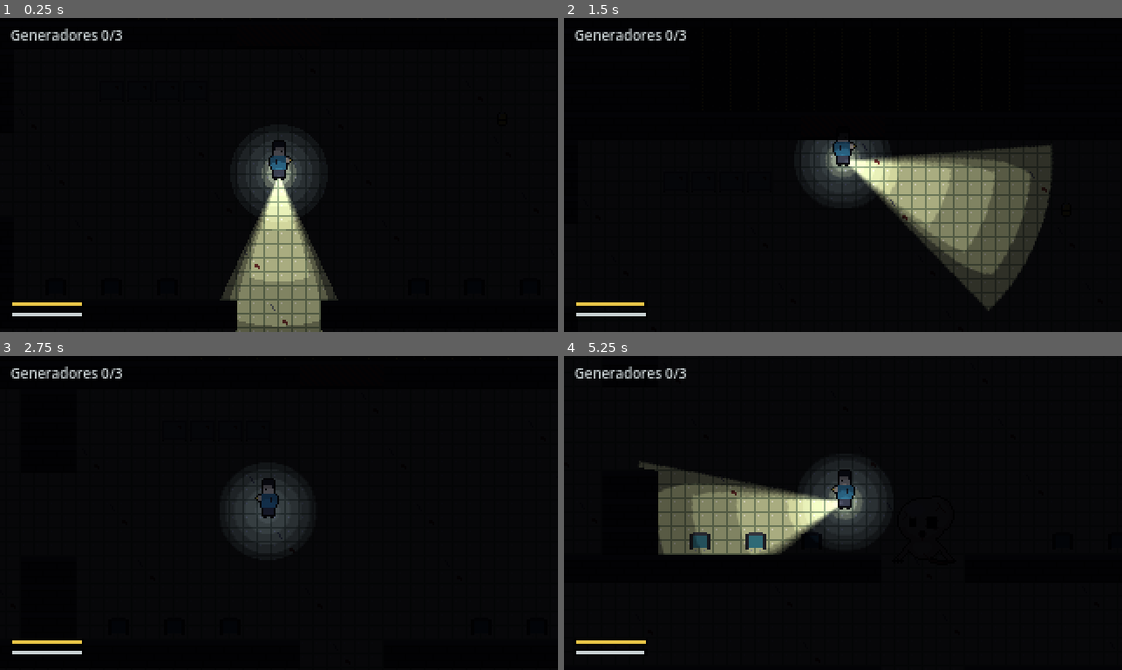
Above: before the commit, frames 1-4 (two rows, left to right).
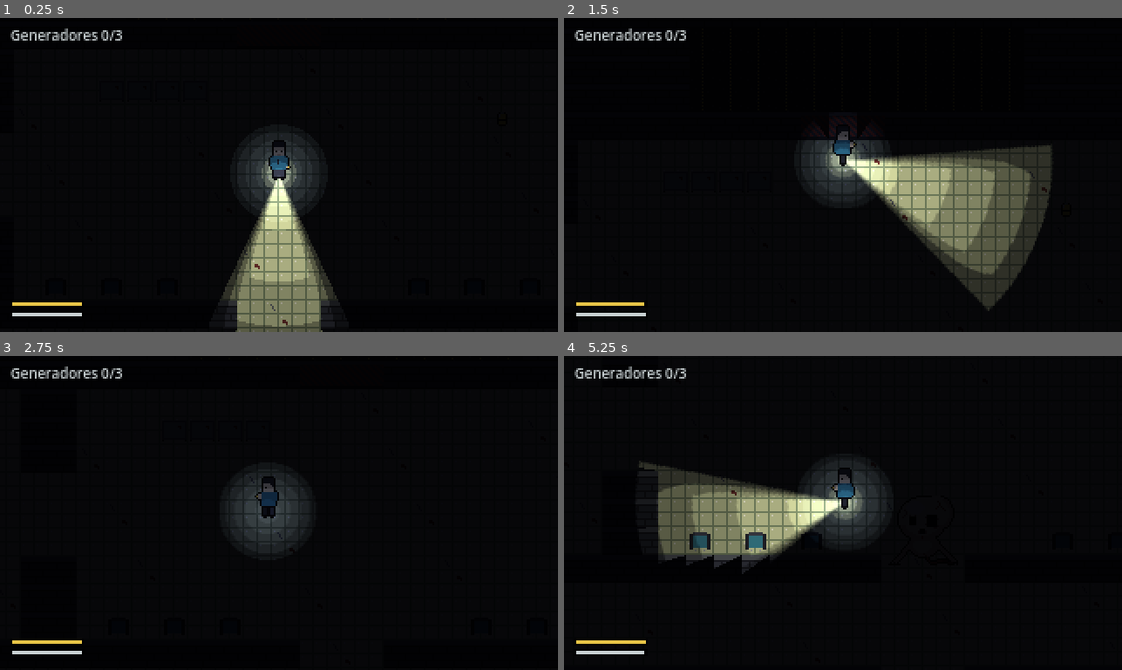
Above: after the commit, the same moments.

Repository: Skyfreefury/blackout-beta
Game: Godot game, scene res://scenes/main.tscn
The game is run twice, just before and just after one commit, with the same random seed, the same clock (stepped at 60 frames per second) and the same inputs. This scene is started directly instead of the project's main scene.
Inputs (mouse positions are in pixels of both pictures, inside the frame that each line leads up to):
- Up to frame 1 (0.25 s): no input
- Up to frame 2 (1.5 s): tap Enter at 0.5 s; move the mouse to (815, 237) at 0.52 s; hold E (interact) 0.53-1.28 s; hold W (move_up) from 0.53 s (still down); move the mouse to (1010, 222) at 1.27 s; tap Shift (sprint) at 1.35 s
- Up to frame 3 (2.75 s): tap R (restart) at 2 s; move the mouse to (111, 465) at 2.02 s; release W (move_up) at 2.03 s; hold A (move_left) from 2.03 s (still down); hold F (toggle_light) from 2.03 s (still down)
- Up to frame 4 (5.25 s): move the mouse to (870, 513) at 2.77 s; release F (toggle_light) at 2.78 s; tap E (interact) at 2.85 s; move the mouse to (759, 434) at 3.52 s; release A (move_left) at 3.53 s; hold S (move_down) 3.53-4.28 s; hold Shift (sprint) 3.53-4.28 s; move the mouse to (965, 497) at 4.27 s; hold D (move_right) 4.28-5.03 s; tap F (toggle_light) at 4.35 s; move the mouse to (731, 528) at 5.02 s; hold W (move_up) from 5.03 s (still down); hold E (interact) from 5.03 s (still down)

The runs differ from the first frame. In frame 1, 0.3% of the frame differs, in the area x 40-60%, y 41-99%; in frame 2, 0.2%; in frame 3, 0.1%; in frame 4, 0.5%, in the area x 16-52%, y 35-70%.

Commit message:
Fase 4: animaciones, paredes iluminadas y sonido
- Hojas de sprites: jugador en 3 direcciones x 4 pasos y 4 colores, monstruo con 4 fotogramas
- Las caras de pared que miran a la luz se iluminan (occluder con cull)
- 14 sonidos originales sintetizados con tools/gen_sounds.py
- Autoload Sfx: pasos, linterna, pilas, generador, puerta, monstruo, derribo, muerte
- Latido que sube de volumen y ritmo al acercarse el monstruo, ambiente en bucle
- tools/pixelize.py convierte dibujos o imágenes de IA a la paleta del juego

Co-Authored-By: Claude Opus 5.5 <noreply@anthropic.com>

Diff:
--- a/project.godot
+++ b/project.godot
@@ -18,6 +18,7 @@
 
 Controls="*res://scripts/controls.gd"
 Net="*res://scripts/net.gd"
+Sfx="*res://scripts/sfx.gd"
 
 [display]
 
--- a/scenes/monster.tscn
+++ b/scenes/monster.tscn
@@ -26,6 +26,7 @@
 [node name="Sprite" type="Sprite2D" parent="."]
 texture = ExtResource("2_sprite")
 offset = Vector2(0, -10)
+hframes = 4
 
 [node name="Shape" type="CollisionShape2D" parent="."]
 shape = SubResource("RectangleShape2D_body")
--- a/scenes/player.tscn
+++ b/scenes/player.tscn
@@ -1,7 +1,7 @@
 [gd_scene format=3]
 
 [ext_resource type="Script" path="res://scripts/player.gd" id="1_script"]
-[ext_resource type="Texture2D" path="res://art/sprites/player.png" id="2_sprite"]
+[ext_resource type="Texture2D" path="res://art/sprites/player_0.png" id="2_sprite"]
 
 [sub_resource type="RectangleShape2D" id="RectangleShape2D_feet"]
 size = Vector2(10, 6)
@@ -13,15 +13,12 @@
 properties/1/path = NodePath("Flashlight:rotation")
 properties/1/spawn = true
 properties/1/replication_mode = 1
-properties/2/path = NodePath("Sprite:flip_h")
+properties/2/path = NodePath(".:light_on")
 properties/2/spawn = true
 properties/2/replication_mode = 2
-properties/3/path = NodePath(".:light_on")
+properties/3/path = NodePath(".:battery")
 properties/3/spawn = true
 properties/3/replication_mode = 2
-properties/4/path = NodePath(".:battery")
-properties/4/spawn = true
-properties/4/replication_mode = 2
 
 [sub_resource type="SceneReplicationConfig" id="SceneReplicationConfig_server"]
 properties/0/path = NodePath(".:is_down")
@@ -52,6 +49,8 @@
 [node name="Sprite" type="Sprite2D" parent="."]
 texture = ExtResource("2_sprite")
 offset = Vector2(0, -9)
+hframes = 4
+vframes = 3
 
 [node name="Shape" type="CollisionShape2D" parent="."]
 shape = SubResource("RectangleShape2D_feet")
--- a/scripts/debug_run.gd
+++ b/scripts/debug_run.gd
@@ -49,6 +49,12 @@
 		img.resize(img.get_width() * 4, img.get_height() * 4, Image.INTERPOLATE_NEAREST)
 		img.save_png(_args["shot"])
 	await _wait(int(_args.get("linger", "0")))
+	# Parar el audio antes de salir evita avisos de recursos sin liberar.
+	for node in get_tree().root.find_children("*", "AudioStreamPlayer", true, false):
+		node.stop()
+	for node in get_tree().root.find_children("*", "AudioStreamPlayer2D", true, false):
+		node.stop()
+	await get_tree().process_frame
 	get_tree().quit()
 
 
@@ -86,7 +92,12 @@
 			monster.global_position = level.cell_center(Vector2i(4, 6))
 			player.aim_override = player.global_position + Vector2(-50, 0)
 		"spawn":
-			player.aim_override = player.global_position + Vector2(80, 30)
+			# --aim=dx,dy cambia hacia dónde apunta, relativo al jugador.
+			var aim := Vector2(80, 30)
+			if _args.has("aim"):
+				var parts: PackedStringArray = _args["aim"].split(",")
+				aim = Vector2(float(parts[0]), float(parts[1]))
+			player.aim_override = player.global_position + aim
 		"repair":
 			var gen: Generator = main.generators[0]
 			player.global_position = gen.global_position + Vector2(0, 14)
--- a/scripts/generator.gd
+++ b/scripts/generator.gd
@@ -12,15 +12,35 @@
 var progress := 0.0
 var repaired := false
 
+var _motor: AudioStreamPlayer2D
+var _prev_progress := 0.0
+var _work_timer := 0.0
+var _was_repaired := false
+
 @onready var status_light: PointLight2D = $StatusLight
 
 
 func _ready() -> void:
 	add_to_group("generators")
 	status_light.texture = LightTextures.radial(10.0)
+	_motor = Sfx.make_loop_2d(self, "generator_loop", -4.0)
 
 
-func _process(_delta: float) -> void:
+func _process(delta: float) -> void:
+	# El motor suena mientras el progreso sube. El valor llega del anfitrión a saltos,
+	# así que se mantiene encendido 0,3 s tras cada subida.
+	if progress > _prev_progress:
+		_work_timer = 0.3
+	_work_timer = maxf(_work_timer - delta, 0.0)
+	var working := _work_timer > 0.0 and not repaired
+	if working and not _motor.playing:
+		_motor.play()
+	elif not working and _motor.playing:
+		_motor.stop()
+	_prev_progress = progress
+	if repaired and not _was_repaired:
+		Sfx.play_at("generator_on", global_position)
+	_was_repaired = repaired
 	if repaired:
 		status_light.color = REPAIRED_COLOR
 		status_light.energy = 0.8
--- a/scripts/hud.gd
+++ b/scripts/hud.gd
@@ -165,6 +165,7 @@
 func _button(text: String, callback: Callable) -> Button:
 	var b := Button.new()
 	b.text = text
+	b.pressed.connect(Sfx.play_ui.bind("ui_click", -6.0))
 	b.pressed.connect(callback)
 	return b
 
--- a/scripts/level.gd
+++ b/scripts/level.gd
@@ -66,6 +66,12 @@
 	return _char_at(world_to_cell(pos)) == "E"
 
 
+func door_position() -> Vector2:
+	if _door_cells.is_empty():
+		return Vector2.ZERO
+	return cell_center(_door_cells[_door_cells.size() / 2])
+
+
 ## Abre la puerta de salida: sus casillas pasan a ser suelo sin colisión ni sombra.
 func open_door() -> void:
 	door_open = true
@@ -168,6 +174,9 @@
 		data.set_collision_polygon_points(0, 0, square)
 		var occluder := OccluderPolygon2D.new()
 		occluder.polygon = square
+		# Solo proyectan sombra los bordes del fondo: la cara de la pared que mira
+		# a la luz queda iluminada y lo que hay detrás sigue a oscuras.
+		occluder.cull_mode = OccluderPolygon2D.CULL_COUNTER_CLOCKWISE
 		data.set_occluder_polygons_count(0, 1)
 		data.set_occluder_polygon(0, 0, occluder)
 	var inset := square.duplicate()
--- a/scripts/main.gd
+++ b/scripts/main.gd
@@ -7,6 +7,8 @@
 const MONSTER_SCENE := preload("res://scenes/monster.tscn")
 const GENERATOR_SCENE := preload("res://scenes/generator.tscn")
 const SPAWN_OFFSETS: Array[Vector2] = [Vector2(0, 0), Vector2(14, 0), Vector2(0, 14), Vector2(14, 14)]
+## Distancia al monstruo a la que empieza a oírse el latido.
+const HEARTBEAT_RANGE := 220.0
 
 ## Jugador controlado en este equipo.
 var player: Player
@@ -16,6 +18,7 @@
 
 var _started := false
 var _ended := false
+var _heartbeat: AudioStreamPlayer
 
 @onready var level: Level = $Level
 @onready var entities: Node2D = $Entities
@@ -29,6 +32,8 @@
 		level.map_path = map_arg
 	level.build()
 	_spawn_world()
+	Sfx.make_loop(self, "ambient_loop", -8.0).play()
+	_heartbeat = Sfx.make_loop(self, "heartbeat_loop")
 
 	# La posición inicial viaja en los datos de aparición: el sincronizador del
 	# jugador pertenece a su dueño y no la incluye al crearlo.
@@ -76,6 +81,7 @@
 	elapsed += delta
 	hud.objective = _objective_text()
 	_follow_spectated()
+	_update_heartbeat()
 	if not multiplayer.is_server():
 		return
 	if not level.door_open and not generators.is_empty() and generators.all(func(g): return g.repaired):
@@ -98,7 +104,7 @@
 	var ids := Net.players.keys()
 	ids.sort()
 	for i in ids.size():
-		spawner.spawn([ids[i], level.player_spawn + SPAWN_OFFSETS[i % SPAWN_OFFSETS.size()]])
+		spawner.spawn([ids[i], level.player_spawn + SPAWN_OFFSETS[i % SPAWN_OFFSETS.size()], i % 4])
 	_mark_started.rpc()
 
 
@@ -107,11 +113,12 @@
 	_started = true
 
 
-## Corre en todos los equipos con los datos [id, posición] que envía el anfitrión.
+## Corre en todos los equipos con los datos [id, posición, color] que envía el anfitrión.
 func _create_player(data: Array) -> Node:
 	var p: Player = PLAYER_SCENE.instantiate()
 	p.name = str(data[0])
 	p.position = data[1]
+	p.color_index = data[2] if data.size() > 2 else 0
 	p.level = level
 	return p
 
@@ -150,7 +157,24 @@
 			return
 
 
+## Latido más fuerte y rápido cuanto más cerca está el monstruo de la cámara activa.
+func _update_heartbeat() -> void:
+	var camera := get_viewport().get_camera_2d()
+	var dist := INF if camera == null else camera.global_position.distance_to(monster.global_position)
+	if dist >= HEARTBEAT_RANGE:
+		if _heartbeat.playing:
+			_heartbeat.stop()
+		return
+	var closeness := 1.0 - dist / HEARTBEAT_RANGE
+	_heartbeat.volume_db = lerpf(-24.0, 0.0, closeness)
+	_heartbeat.pitch_scale = 1.0 + 0.6 * closeness
+	if not _heartbeat.playing:
+		_heartbeat.play()
+
+
 func _objective_text() -> String:
+	if generators.is_empty():
+		return ""
 	if level.door_open:
 		return "Escapa por la salida"
 	var done := generators.filter(func(g): return g.repaired).size()
@@ -160,6 +184,7 @@
 @rpc("authority", "call_local", "reliable")
 func _open_door() -> void:
 	level.open_door()
+	Sfx.play_at("door_open", level.door_position())
 	hud.flash_message("La salida está abierta")
 
 
--- a/scripts/menu.gd
+++ b/scripts/menu.gd
@@ -85,6 +85,7 @@
 func _button(text: String, callback: Callable) -> Button:
 	var b := Button.new()
 	b.text = text
+	b.pressed.connect(Sfx.play_ui.bind("ui_click", -6.0))
 	b.pressed.connect(callback)
 	return b
 
--- a/scripts/monster.gd
+++ b/scripts/monster.gd
@@ -22,14 +22,48 @@
 var _repath_timer := 0.0
 var _retreat_timer := 0.0
 var _target: Player
+var _anim_time := 0.0
+var _last_pos := Vector2.ZERO
 
 @onready var sprite: Sprite2D = $Sprite
+
+
+const FREEZE_SOUND_COOLDOWN := 2.0
+
+var _crawl_sound: AudioStreamPlayer2D
+var _was_frozen := false
+var _freeze_cooldown := 0.0
+
+
+func _ready() -> void:
+	_crawl_sound = Sfx.make_loop_2d(self, "monster_loop", -2.0, 300.0)
+
+
+## Arrastre a 6 fotogramas por segundo mientras se mueve; quieto al congelarse.
+## También controla sus sonidos, igual en todos los equipos.
+func _animate(delta: float) -> void:
+	var moved := global_position.distance_to(_last_pos) > 0.05
+	_last_pos = global_position
+	if moved and not frozen:
+		_anim_time += delta * 6.0
+	sprite.frame = int(_anim_time) % 4
+	var crawling := moved and not frozen
+	if crawling and not _crawl_sound.playing:
+		_crawl_sound.play()
+	elif not crawling and _crawl_sound.playing:
+		_crawl_sound.stop()
+	_freeze_cooldown = maxf(_freeze_cooldown - delta, 0.0)
+	if frozen and not _was_frozen and _freeze_cooldown == 0.0:
+		Sfx.play_at("monster_freeze", global_position, -3.0)
+		_freeze_cooldown = FREEZE_SOUND_COOLDOWN
+	_was_frozen = frozen
 
 
 func _physics_process(delta: float) -> void:
 	# Solo el anfitrión mueve al monstruo. Los demás reciben posición y estado.
 	if multiplayer.is_server():
 		frozen = _is_lit()
+	_animate(delta)
 	if frozen:
 		velocity = Vector2.ZERO
 		sprite.position = Vector2(randi_range(-1, 1), randi_range(-1, 1))
--- a/scripts/player.gd
+++ b/scripts/player.gd
@@ -27,6 +27,12 @@
 ## Margen extra que acepta el anfitrión por el retraso de red al validar distancias.
 const NET_TOLERANCE := 10.0
 const WOUNDED_TINT := Color(1.0, 0.7, 0.7)
+const ANIM_FPS := 8.0
+const SHEET_PATH := "res://art/sprites/player_%d.png"
+## Filas de la hoja de sprites.
+const ROW_DOWN := 0
+const ROW_UP := 1
+const ROW_SIDE := 2
 
 var battery := BATTERY_MAX
 var stamina := STAMINA_MAX
@@ -54,6 +60,8 @@
 var revive_progress := 0.0
 
 var level: Level
+## Color del pijama (0 a 3), asignado por orden de llegada.
+var color_index := 0
 ## Punto al que apuntar en lugar del ratón. Lo usan las pruebas automáticas.
 var aim_override: Variant = null
 ## Dirección fija en lugar del teclado. La usan las pruebas automáticas.
@@ -65,6 +73,14 @@
 ## Solo en el anfitrión: objetivo que este jugador dice estar trabajando.
 var _server_target: Node = null
 var _last_worked_frame := -10
+var _anim_time := 0.0
+var _last_pos := Vector2.ZERO
+# Valores del fotograma anterior para sonar solo en los cambios.
+var _prev_step := 0
+var _prev_light := true
+var _prev_battery := BATTERY_MAX
+var _prev_down := false
+var _prev_dead := false
 
 @onready var sprite: Sprite2D = $Sprite
 @onready var flashlight: PointLight2D = $Flashlight
@@ -82,7 +98,9 @@
 	add_to_group("players")
 	flashlight.texture = LightTextures.cone(LIGHT_RANGE, LIGHT_ANGLE)
 	glow.texture = LightTextures.radial(28.0)
+	sprite.texture = load(SHEET_PATH % clampi(color_index, 0, 3))
 	camera.enabled = is_local()
+	_last_pos = global_position
 
 
 func is_local() -> bool:
@@ -116,7 +134,7 @@
 			_stop_hold()
 	if multiplayer.is_server():
 		_server_tick(delta)
-	_update_visuals()
+	_update_visuals(delta)
 
 
 func _unhandled_input(event: InputEvent) -> void:
@@ -270,7 +288,6 @@
 func _aim() -> void:
 	var target: Vector2 = aim_override if aim_override != null else get_global_mouse_position()
 	flashlight.rotation = (target - flashlight.global_position).angle()
-	sprite.flip_h = target.x < global_position.x
 
 
 func _drain_battery(delta: float) -> void:
@@ -281,7 +298,9 @@
 
 
 ## Corre en todos los equipos con los valores sincronizados.
-func _update_visuals() -> void:
+func _update_visuals(delta: float) -> void:
+	_animate(delta)
+	_play_sounds()
 	visible = is_active()
 	shape.disabled = not is_active()
 	glow.enabled = can_act()
@@ -295,6 +314,43 @@
 	sprite.modulate = WOUNDED_TINT if down_count > 0 else Color.WHITE
 
 
+## Elige fila según hacia dónde apunta la linterna y avanza el paso si se mueve.
+## Usa la posición recibida, así funciona igual para jugadores remotos.
+func _animate(delta: float) -> void:
+	var moved := global_position.distance_to(_last_pos) > 0.05 and can_act()
+	_last_pos = global_position
+	_anim_time = _anim_time + delta * ANIM_FPS if moved else 0.0
+	var facing := Vector2.from_angle(flashlight.rotation)
+	var row := ROW_SIDE
+	if absf(facing.x) < 0.6:
+		row = ROW_DOWN if facing.y > 0.0 else ROW_UP
+	sprite.flip_h = row == ROW_SIDE and facing.x < 0.0
+	var step := int(_anim_time) % 4 if moved else 0
+	sprite.frame = row * 4 + step
+	# Un paso suena cuando el pie toca el suelo (fotogramas 1 y 3).
+	if step != _prev_step and step % 2 == 1:
+		Sfx.play_at("step", global_position, -10.0)
+	_prev_step = step
+
+
+## Sonidos que se deducen de cambios en valores sincronizados, igual en todos los equipos.
+func _play_sounds() -> void:
+	if light_on != _prev_light and can_act():
+		Sfx.play_at("flashlight", global_position, -6.0)
+	if battery > _prev_battery + 10.0:
+		Sfx.play_at("battery", global_position, -4.0)
+	if is_down and not _prev_down:
+		Sfx.play_at("down", global_position)
+	elif _prev_down and not is_down and not is_dead:
+		Sfx.play_at("revive", global_position, -4.0)
+	if is_dead and not _prev_dead:
+		Sfx.play_at("death", global_position)
+	_prev_light = light_on
+	_prev_battery = battery
+	_prev_down = is_down
+	_prev_dead = is_dead
+
+
 @rpc("any_peer", "call_local", "reliable")
 func _request_pickup(pickup_path: NodePath) -> void:
 	if not multiplayer.is_server() or _sender() != get_multiplayer_authority():
--- /dev/null
+++ b/scripts/sfx.gd
@@ -0,0 +1,66 @@
+extends Node
+## Efectos de sonido. Los WAV salen de tools/gen_sounds.py.
+## Los sonidos posicionales se oyen según la distancia a la cámara activa.
+
+const STREAMS := {
+	"step": preload("res://audio/step.wav"),
+	"flashlight": preload("res://audio/flashlight.wav"),
+	"battery": preload("res://audio/battery.wav"),
+	"generator_loop": preload("res://audio/generator_loop.wav"),
+	"generator_on": preload("res://audio/generator_on.wav"),
+	"door_open": preload("res://audio/door_open.wav"),
+	"monster_loop": preload("res://audio/monster_loop.wav"),
+	"monster_freeze": preload("res://audio/monster_freeze.wav"),
+	"heartbeat_loop": preload("res://audio/heartbeat_loop.wav"),
+	"down": preload("res://audio/down.wav"),
+	"revive": preload("res://audio/revive.wav"),
+	"death": preload("res://audio/death.wav"),
+	"ui_click": preload("res://audio/ui_click.wav"),
+	"ambient_loop": preload("res://audio/ambient_loop.wav"),
+}
+## Distancia en píxeles a la que un sonido deja de oírse.
+const HEARING := 260.0
+
+
+## Sonido único en una posición del mundo. Se borra al terminar.
+func play_at(sound: String, pos: Vector2, volume_db := 0.0) -> void:
+	var scene := get_tree().current_scene
+	if scene == null:
+		return
+	var p := AudioStreamPlayer2D.new()
+	p.stream = STREAMS[sound]
+	p.volume_db = volume_db
+	p.max_distance = HEARING
+	p.global_position = pos
+	p.finished.connect(p.queue_free)
+	scene.add_child(p)
+	p.play()
+
+
+## Sonido de interfaz, sin posición.
+func play_ui(sound: String, volume_db := 0.0) -> void:
+	var p := AudioStreamPlayer.new()
+	p.stream = STREAMS[sound]
+	p.volume_db = volume_db
+	p.finished.connect(p.queue_free)
+	add_child(p)
+	p.play()
+
+
+## Reproductor en bucle colgado de un nodo. Se controla con play() y stop().
+## El bucle viene de la importación: los *_loop.wav.import usan edit/loop_mode=2.
+func make_loop_2d(owner_node: Node2D, sound: String, volume_db := 0.0, distance := HEARING) -> AudioStreamPlayer2D:
+	var p := AudioStreamPlayer2D.new()
+	p.stream = STREAMS[sound]
+	p.volume_db = volume_db
+	p.max_distance = distance
+	owner_node.add_child(p)
+	return p
+
+
+func make_loop(owner_node: Node, sound: String, volume_db := 0.0) -> AudioStreamPlayer:
+	var p := AudioStreamPlayer.new()
+	p.stream = STREAMS[sound]
+	p.volume_db = volume_db
+	owner_node.add_child(p)
+	return p
Binary file added: art/preview/fase4_congelado.png
Binary file added: art/preview/fase4_paredes.png
Binary file changed: art/preview/sprites.png
Binary file added: art/preview/tiles.png
Binary file changed: art/sprites/monster.png
Binary file removed: art/sprites/player.png
Binary file added: art/sprites/player_0.png
Not shown, added: art/sprites/player_0.png.import
Binary file added: art/sprites/player_1.png
Not shown, added: art/sprites/player_1.png.import
Binary file added: art/sprites/player_2.png
Not shown, added: art/sprites/player_2.png.import
(and 32 more such lines)
